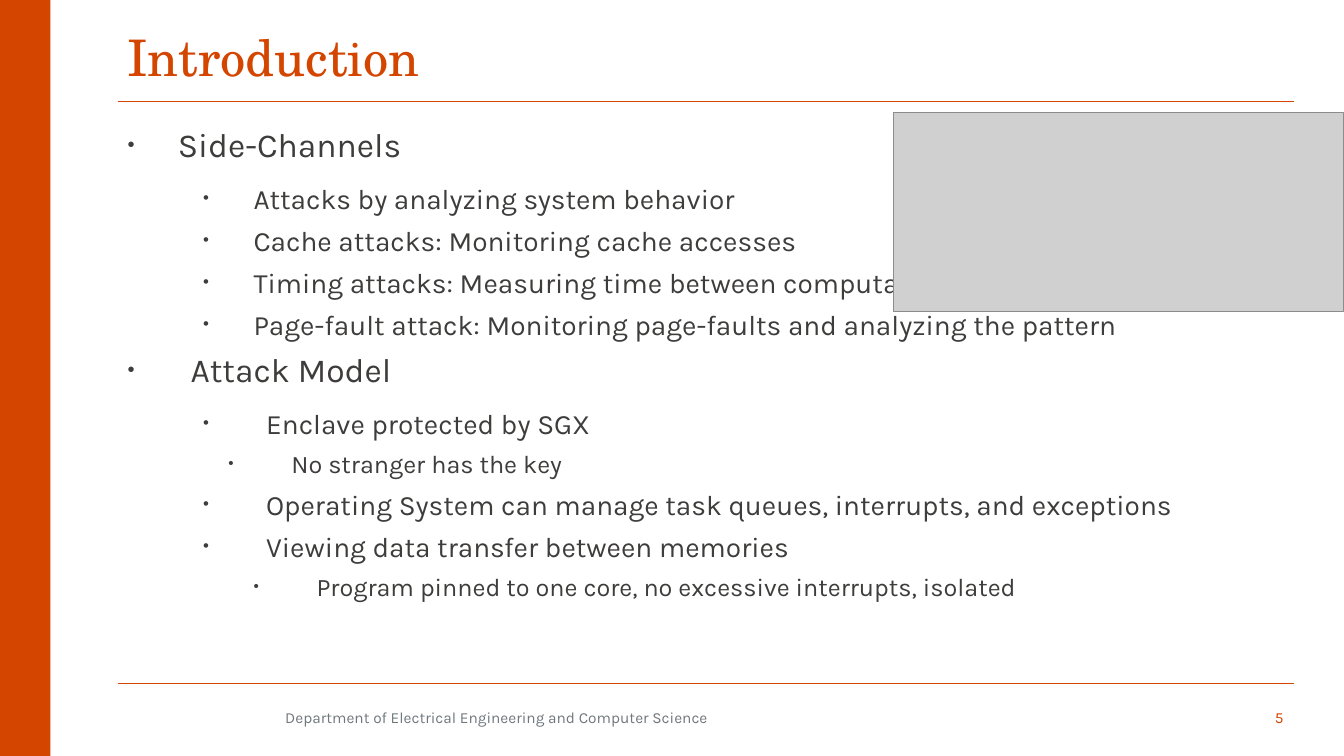
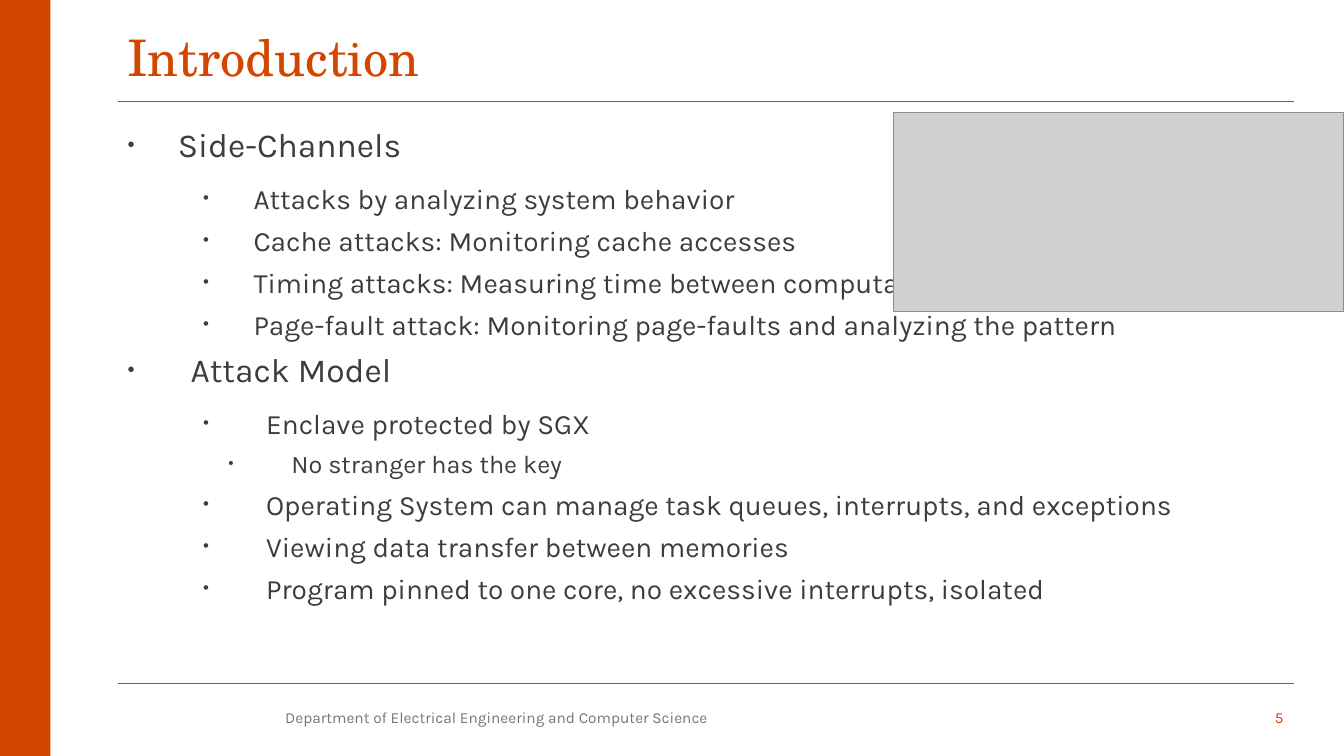
Before and after one commit to aminfallahi/A-Survey-on-SGX-Enclave-Privileged-Side-Channel-Attacks, a slide deck: slide 5 of Presentation/qe2.pptx. Drawn at 1344x756 pixels with LibreOffice and Linux fonts; fonts in the diff are those of the drawing; grey boxes stand for pictures; background and template pictures are left out. Boxes give left, top, right and bottom in pixels: in the first picture for what was removed or moved away, otherwise in the second. Text is boxed around its words. In the diff, an @@ line names an element or a change of style, - is before the commit and + after.

```diff
--- a/Presentation/qe2.pptx
+++ b/Presentation/qe2.pptx
@@ text at bbox=[266, 579, 1044, 606]: size 18 to 20 pt in "Program pinned to one core, no excessive ..."; list level 3 to 2 in "Program pinned to one core, ..." @@
```
Also in this commit, not shown: 5 other slides changed, 4 slides removed.
